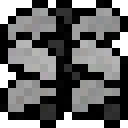
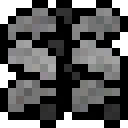
Two versions of the same layered image (128 x 128). Layer-by-layer changes:
painted on "Leaves" over [0, 0, 128, 120]
